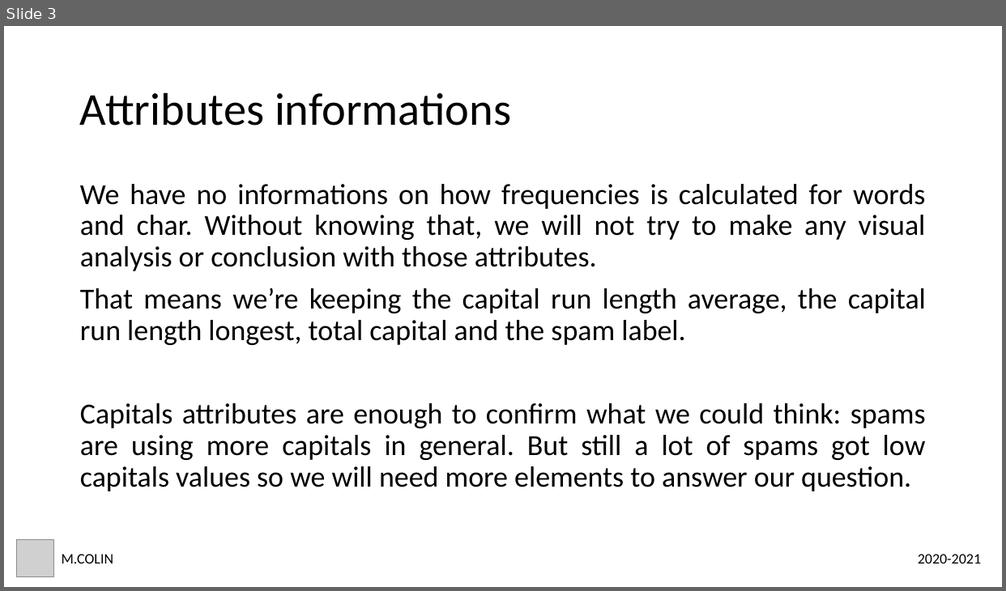
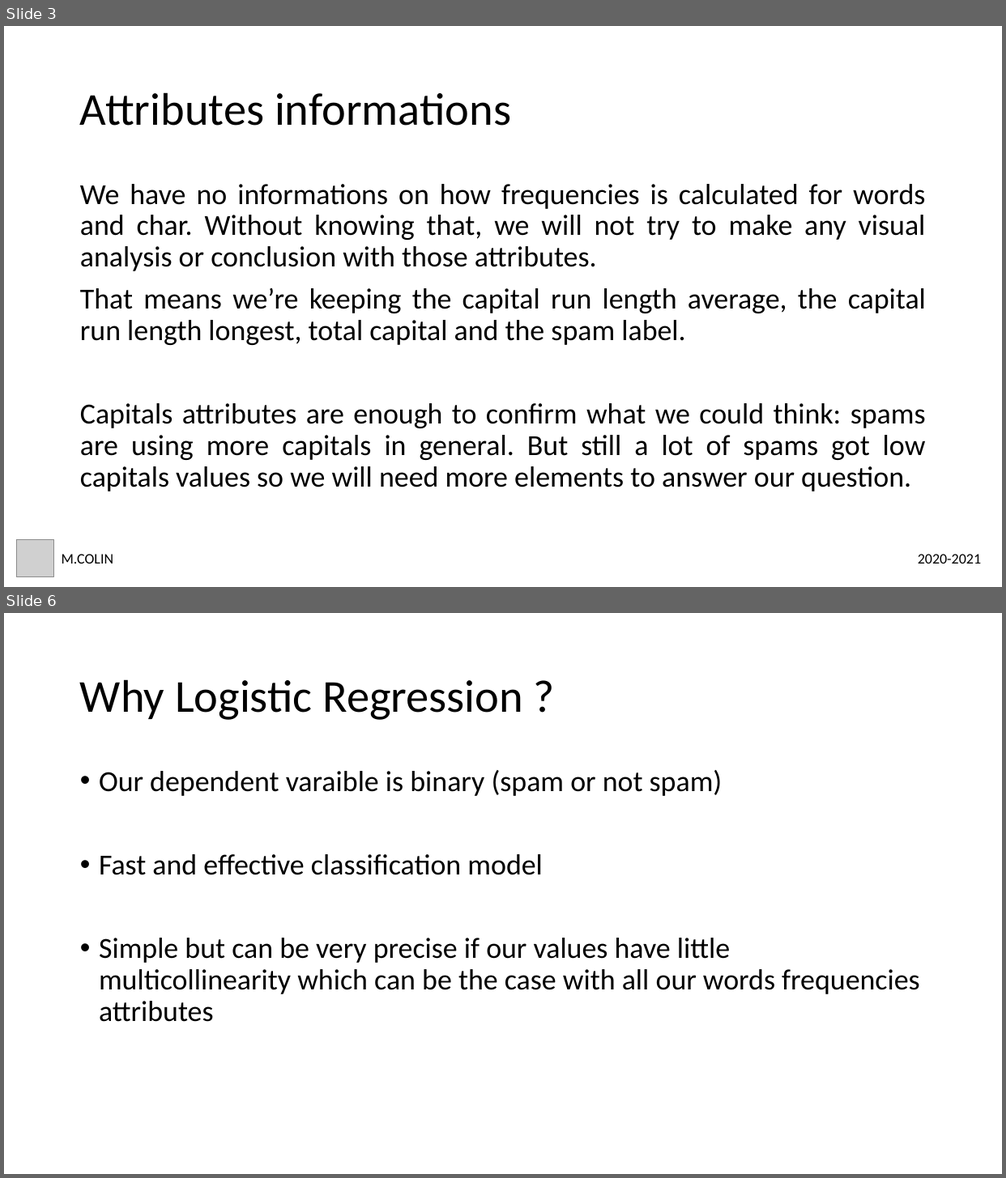
Before and after one commit to mattcln/Spambase-dataset, a slide deck: Spambase analysis.pptx. Shown one above the other, each under a label of ours: slide 3 before the commit, slides 3 and 6 after it; the slides between them are not shown. The pictures are 1006x591 and 1006x1178 pixels, drawn with LibreOffice and Linux fonts; fonts in the diff are those of the drawing; grey boxes stand for pictures. Boxes give left, top, right and bottom in pixels: in the first picture for what was removed or moved away, otherwise in the second. Text is boxed around its words. In the diff, an @@ line names an element or a change of style, - is before the commit and + after.

```diff
--- a/Spambase analysis.pptx
+++ b/Spambase analysis.pptx
@@ slide 6 added at <box>4,613,1002,1174</box>, background #FFFFFF @@
@@ title added at <box>80,679,523,720</box>, 44 pt, text #000000 @@
+Why Logistic Regression ?
@@ text added at <box>99,770,920,1022</box>, 28 pt, text #000000 @@
+• Our dependent varaible is binary (spam or not spam)
+• Fast and effective classification model
+• Simple but can be very precise if our values have little multicollinearity which can be the case with all our words frequencies attributes
```
Also in this commit, not shown: 2 slides changed, 4 other slides added, 1 other file.
